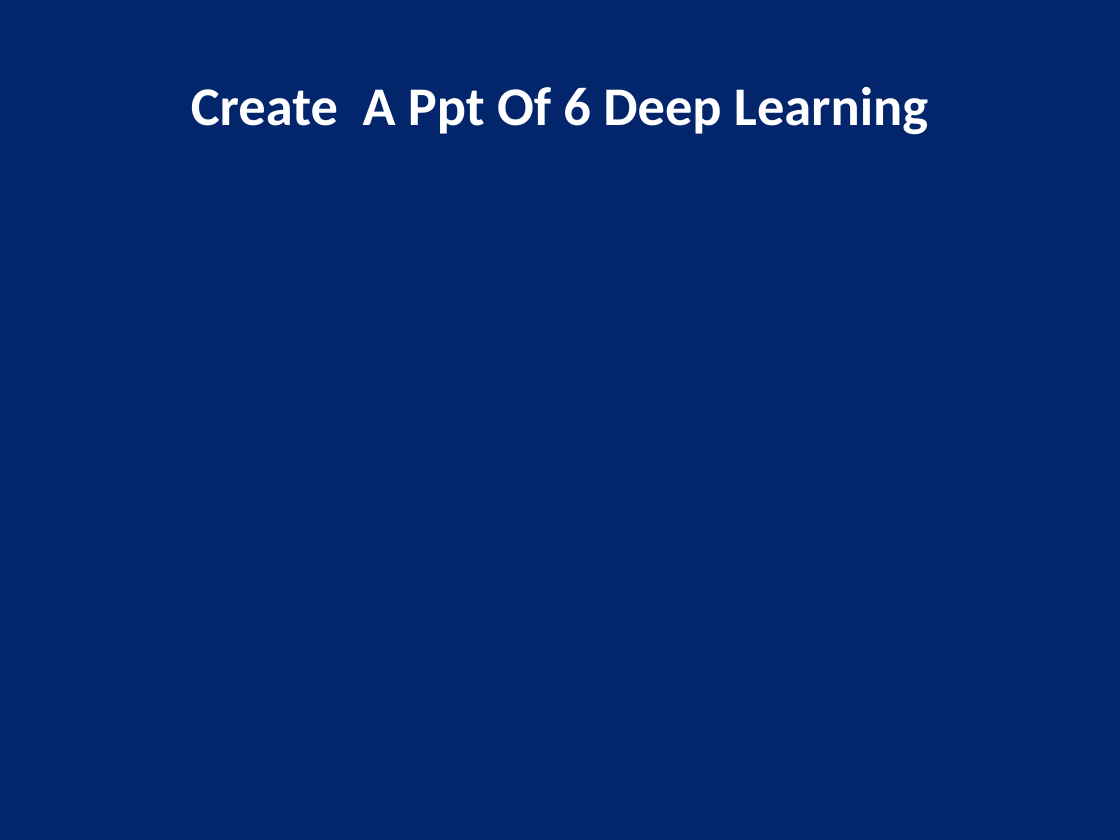
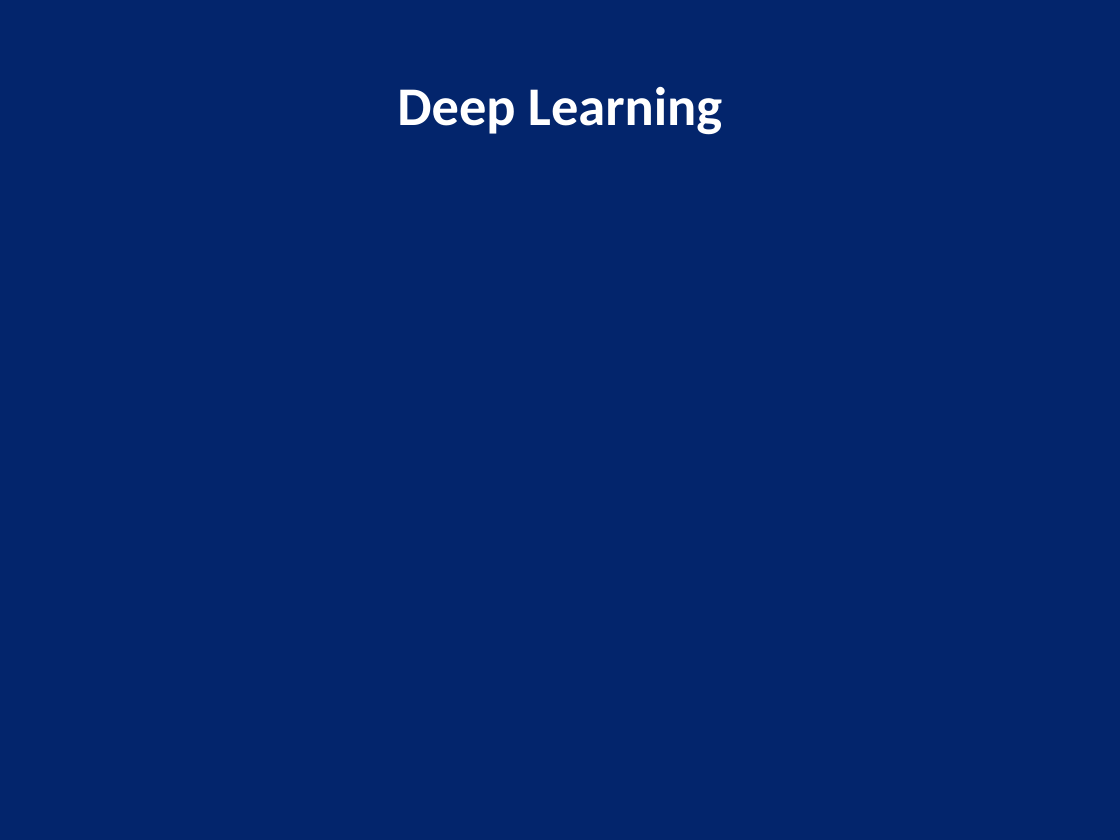
Before and after one commit to Shanaaz-77/auto_ppt_agent, a slide deck: slide 1 of generated_ppts/deep_learning_presentation.pptx. Drawn at 1120x840 pixels with LibreOffice and Linux fonts; fonts in the diff are those of the drawing. Boxes give left, top, right and bottom in pixels: in the first picture for what was removed or moved away, otherwise in the second. Text is boxed around its words. In the diff, an @@ line names an element or a change of style, - is before the commit and + after.

```diff
--- a/generated_ppts/deep_learning_presentation.pptx
+++ b/generated_ppts/deep_learning_presentation.pptx
@@ title at [397, 86, 722, 135]: text changed @@
-Create A Ppt Of 6 Deep Learning
+Deep Learning
```
Also in this commit, not shown: 3 other slides changed, 2 slides added, 2 slides removed, 1 other file.
